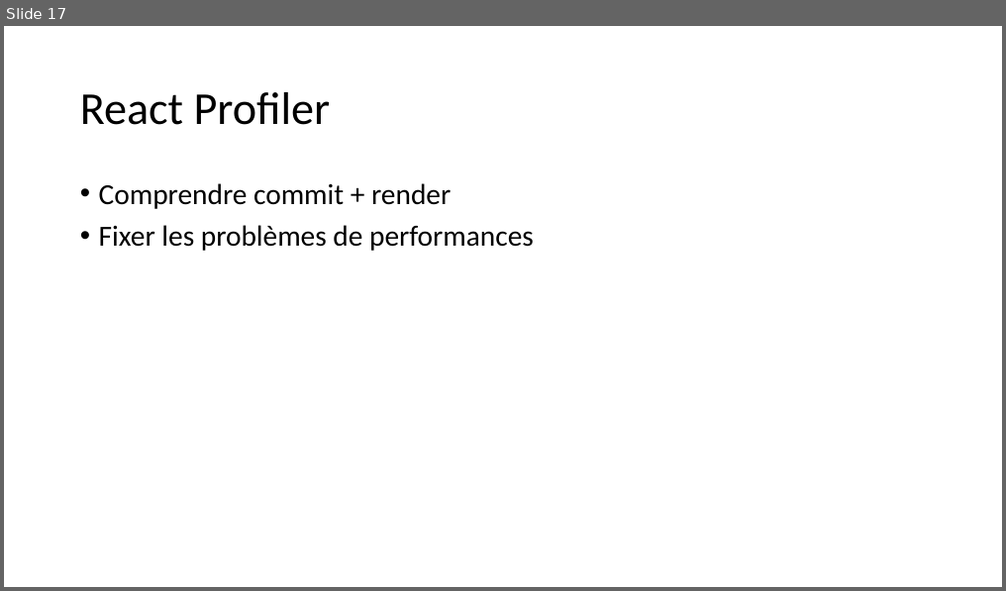
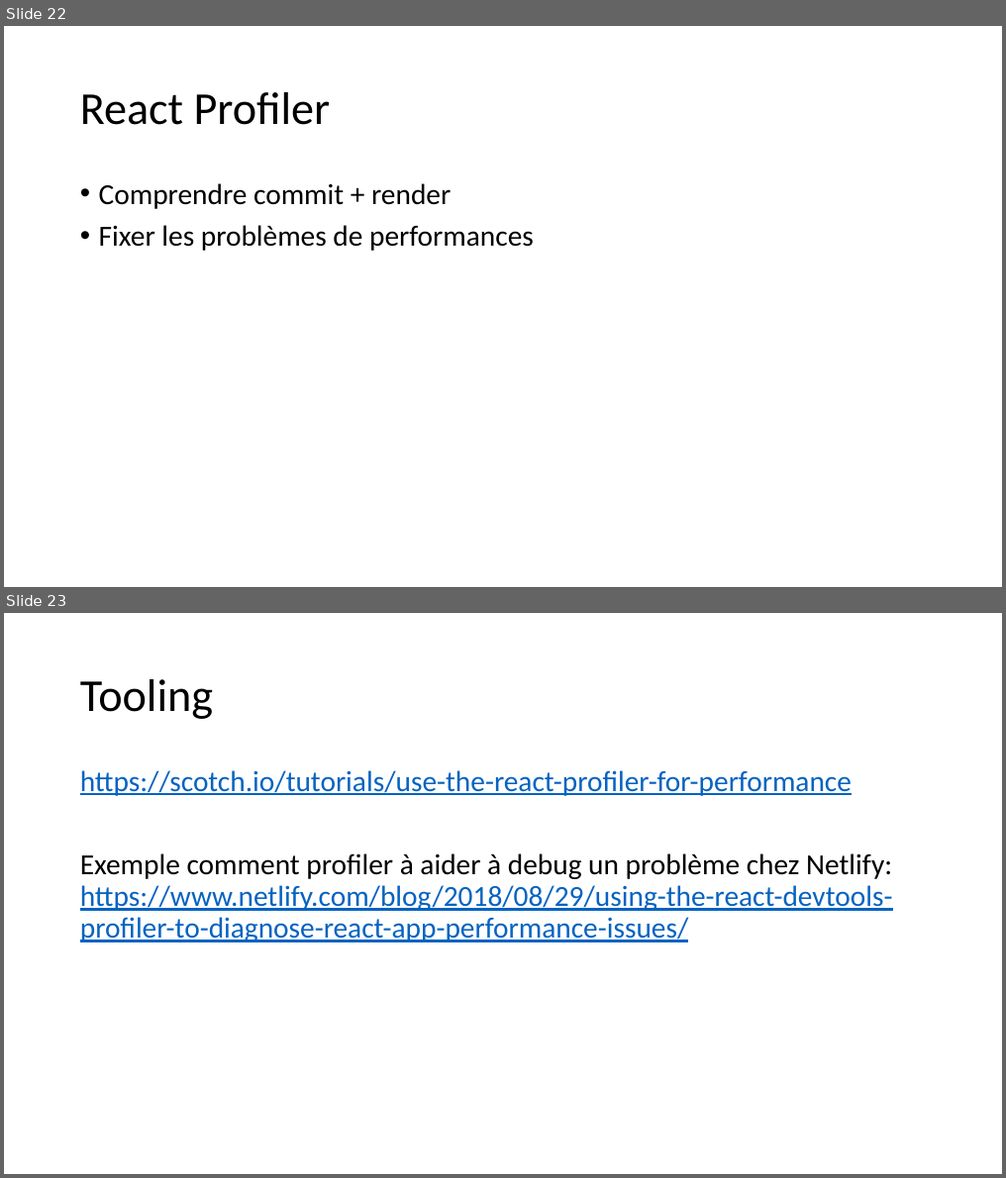
Before and after one commit to samuelgaudreau/formation-front-end-3, a slide deck: part-2/React-Perfo.pptx. Shown one above the other, each under a label of ours: slide 17 before the commit, slides 22 and 23 after it. The pictures are 1006x591 and 1006x1178 pixels, drawn with LibreOffice and Linux fonts; fonts in the diff are those of the drawing. Boxes give left, top, right and bottom in pixels: in the first picture for what was removed or moved away, otherwise in the second. Text is boxed around its words. In the diff, an @@ line names an element or a change of style, - is before the commit and + after.

```diff
--- a/part-2/React-Perfo.pptx
+++ b/part-2/React-Perfo.pptx
@@ slide 23 added at [4,613,1002,1174], background #FFFFFF @@
@@ title added at [80,679,213,719], 44 pt, text #000000 @@
+Tooling
@@ text added at [80,770,893,943], 28 pt, text #0563C1, underline @@
+https://scotch.io/tutorials/use-the-react-profiler-for-performance
+Exemple comment profiler à aider à debug un problème chez Netlify: https://www.netlify.com/blog/2018/08/29/using-the-react-devtools-profiler-to-diagnose-react-app-performance-issues/
@@ what was slide 17 is now slide 22 @@
```
Also in this commit, not shown: 3 slides changed, 7 other slides added, 2 slides removed, 1 other file.
